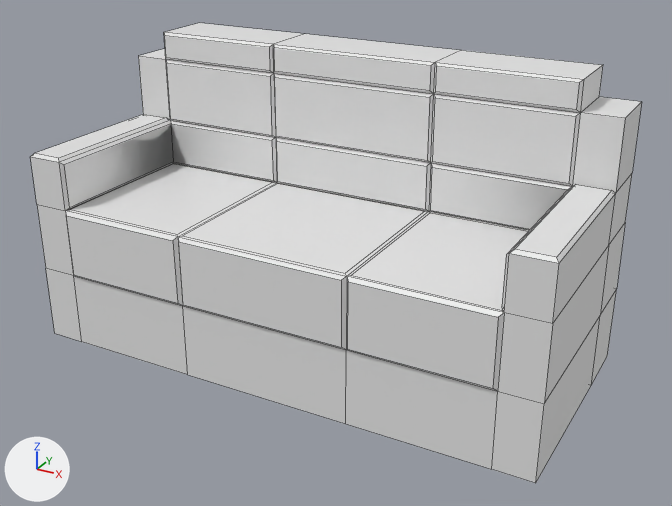
One commit to the FBX model Assets/Models/Salon/salon_sofa.fbx: the scene before it, then after it.
One viewpoint serves both versions: a camera (50 mm lens) standing at (1.43, -2.52, 1.63) and looking at (0.06, -0.03, 0.38). Every picture has the same lights, and +X, +Y and +Z are marked at lower left. Mesh edges are drawn as thin lines. Where no turn or scale is listed for an object, it has been applied to the vertices. Vertices at the same position are counted once.

The first picture shows 'sofa'.
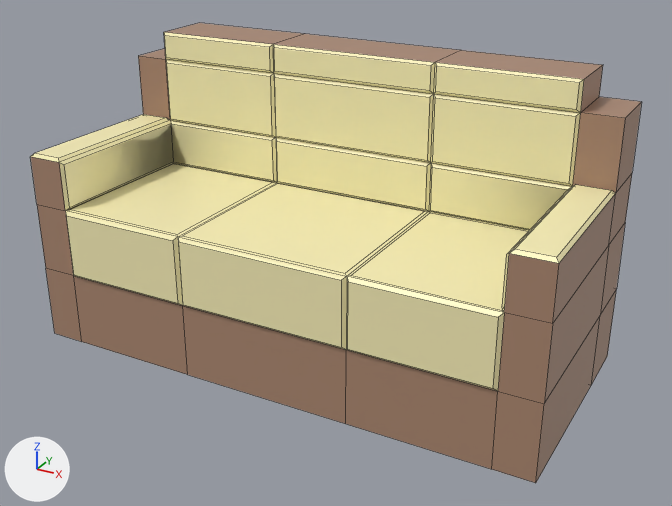
Pixel boxes (x1, y1, x2, y2) of what changed, in the pictures (672 x 506 px):
part 1 of me_mesh, recoloured (white to beige): (30, 32, 615, 391) in both
part 2 of me_mesh, recoloured: (31, 23, 304, 375) in both
part 3 of me_mesh, recoloured: (346, 50, 641, 483) in both
part 4 of me_mesh, recoloured (white to beige): (275, 34, 460, 62) in both
part 5 of me_mesh, recoloured: (183, 306, 346, 424) in both

The change, as a list of edits to the scene's bpy script:
```text
Add mat_mat_001:
    mat_mat_001 = principled_material('Mat.001')
    mat_mat_001.base_color = (0.41, 0.246, 0.164)  # beige #ac8871
    mat_mat_001.roughness = 0.434
Add mat_mat:
    mat_mat = principled_material('Mat')
    mat_mat.base_color = (0.95, 0.872, 0.484)  # beige #f9f0b9
    mat_mat.roughness = 0.434
Change me_mesh:
    where me_mesh.from_pydata(...)  # 158 vertices, 158 faces; spans x -0.9..0.9, y -0.41..0.41, z 0.0..1.0
    used by ob_sofa; location = (0.0, 0.0, 0.0)
    me_mesh part 1: 93 of the faces centred in x -0.89..0.89, y -0.41..0.18, z 0.27..0.99 switch from no material to mat_mat (beige #f9f0b9)
    me_mesh part 2: 28 of the faces centred in x -0.9..-0.53, y -0.39..0.41, z 0.0..1.0 switch from no material to mat_mat_001 (beige #ac8871)
    me_mesh part 3: 28 of the faces centred in x 0.53..0.9, y -0.39..0.41, z 0.0..1.0 switch from no material to mat_mat_001 (beige #ac8871)
    me_mesh part 4: 7 of the faces centred in x 0.0, y 0.3..0.41, z 0.0..1.0 switch from no material to mat_mat_001 (beige #ac8871)
    me_mesh part 5: 2 of the faces centred in x 0.0, y -0.39..-0.1, z 0.0..0.13 switch from no material to mat_mat_001 (beige #ac8871)
```
